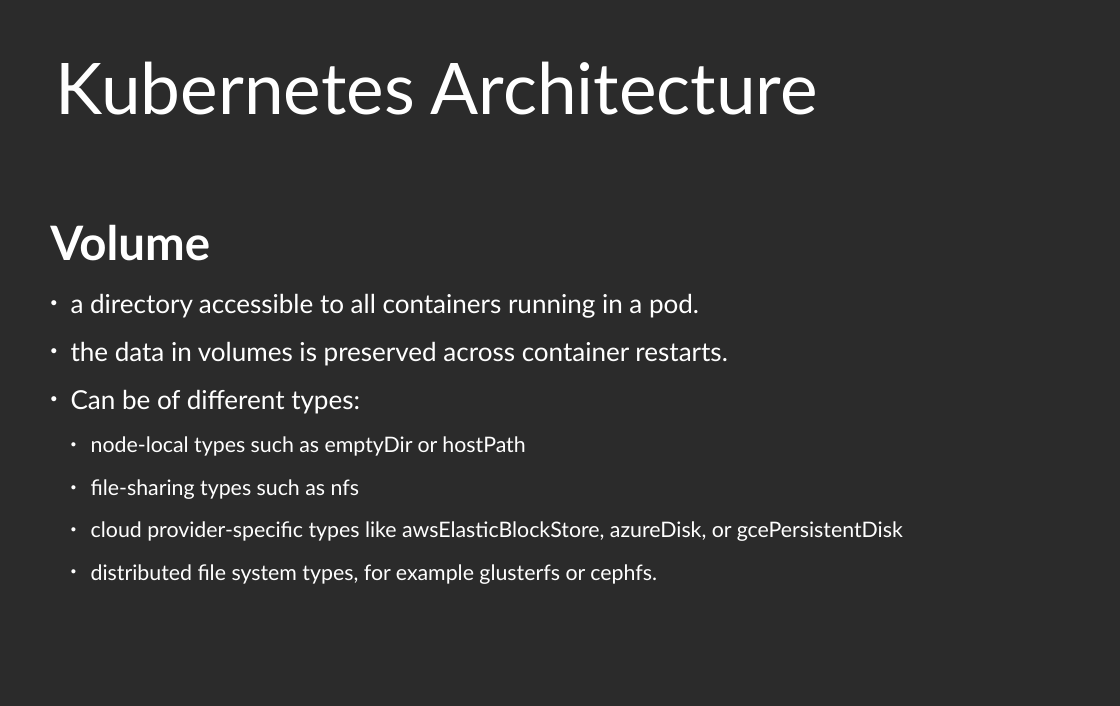
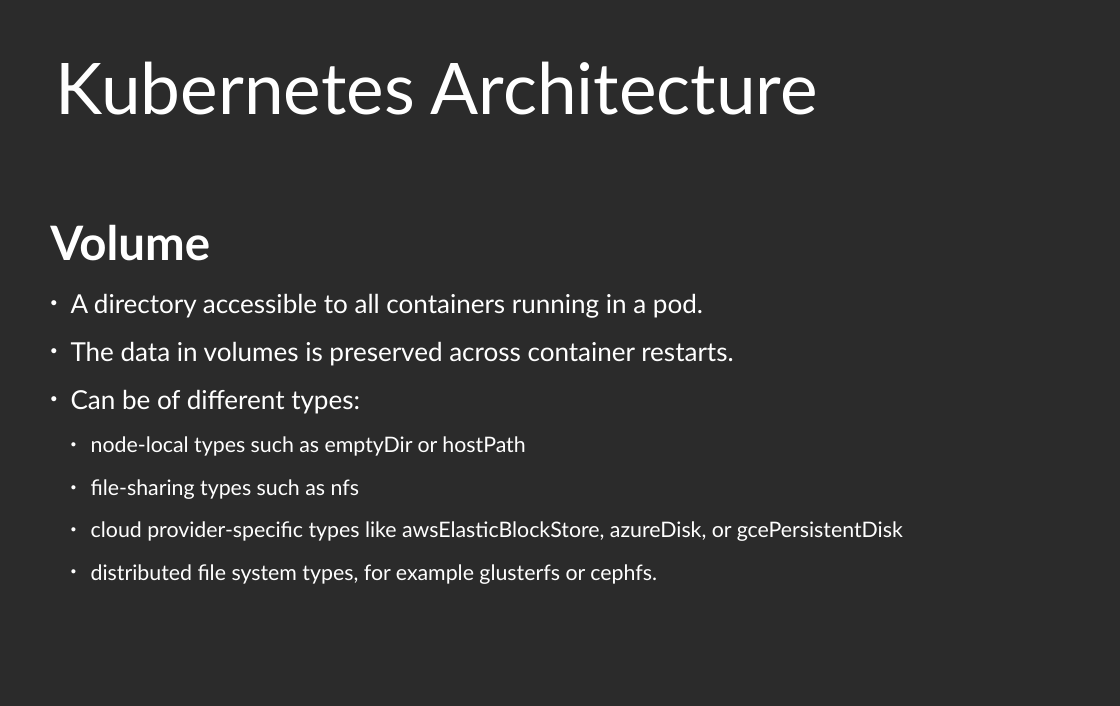
Before and after one commit to floriankammermann/kubernetes-presentation, a slide deck: slide 20 of kubernetes_presentation.odp. Drawn at 1120x706 pixels with LibreOffice and Linux fonts; fonts in the diff are those of the drawing; background and template pictures are left out; a plain dark background stands for a picture behind light text. Boxes give left, top, right and bottom in pixels: in the first picture for what was removed or moved away, otherwise in the second. Text is boxed around its words. In the diff, an @@ line names an element or a change of style, - is before the commit and + after.

```diff
--- a/kubernetes_presentation.odp
+++ b/kubernetes_presentation.odp
@@ text at box(71, 293, 733, 366): text changed @@
-● a directory accessible to all containers running in a pod.
-● the data in volumes is preserved across container restarts.
+● A directory accessible to all containers running in a pod.
+● The data in volumes is preserved across container restarts.
```
Also in this commit, not shown: 13 other slides changed, 2 slides removed.
